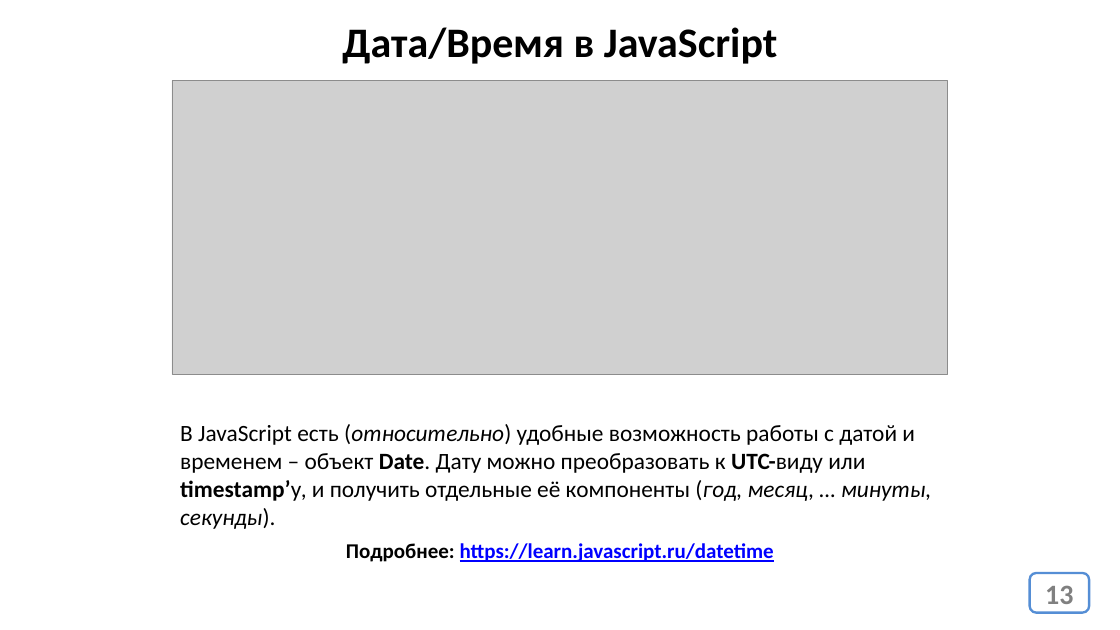
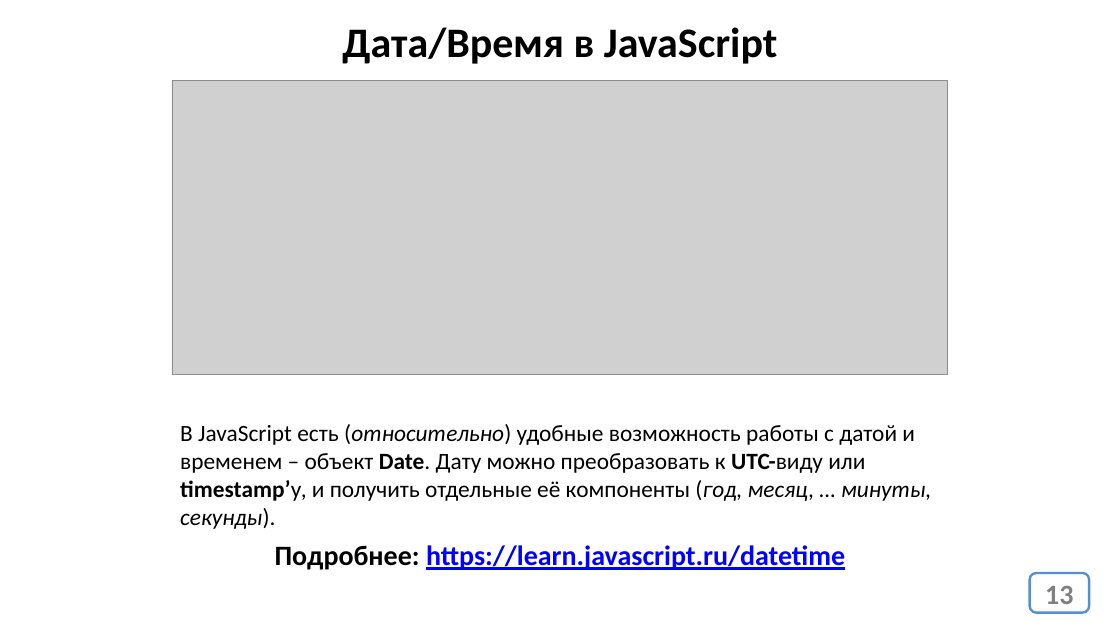
Before and after one commit to javascript-course-18-ortdnipro/lesson06, a slide deck: slide 13 of lesson06.pptx. Drawn at 1120x630 pixels with LibreOffice and Linux fonts; fonts in the diff are those of the drawing; grey boxes stand for pictures. Boxes give left, top, right and bottom in pixels: in the first picture for what was removed or moved away, otherwise in the second. Text is boxed around its words. In the diff, an @@ line names an element or a change of style, - is before the commit and + after.

```diff
--- a/lesson06.pptx
+++ b/lesson06.pptx
@@ text "Подробнее: https://learn.javascript.ru/datetime" at [275, 545, 845, 570]: size 18 to 24 pt @@
```
Also in this commit, not shown: 3 other slides changed, 1 other file.
